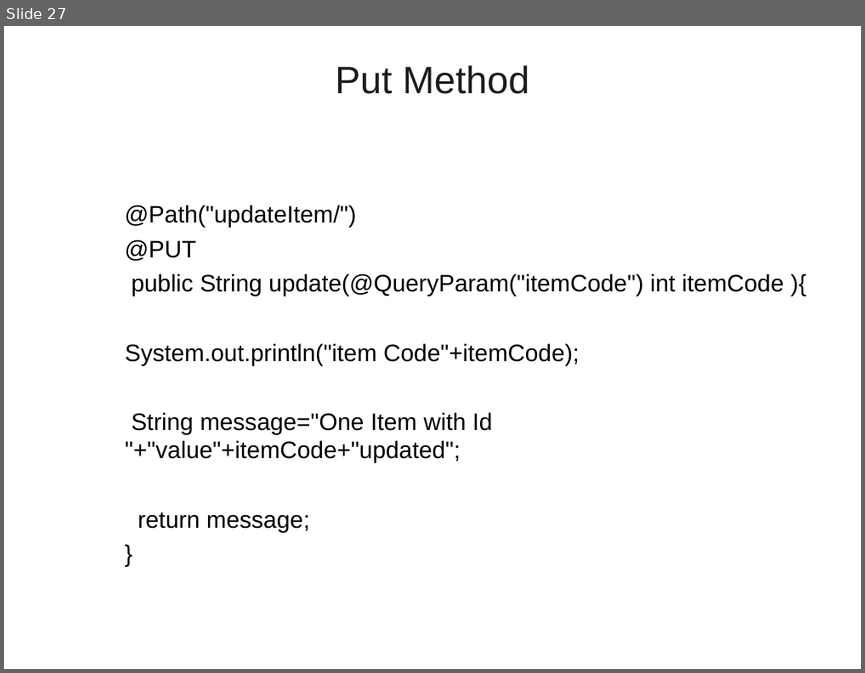
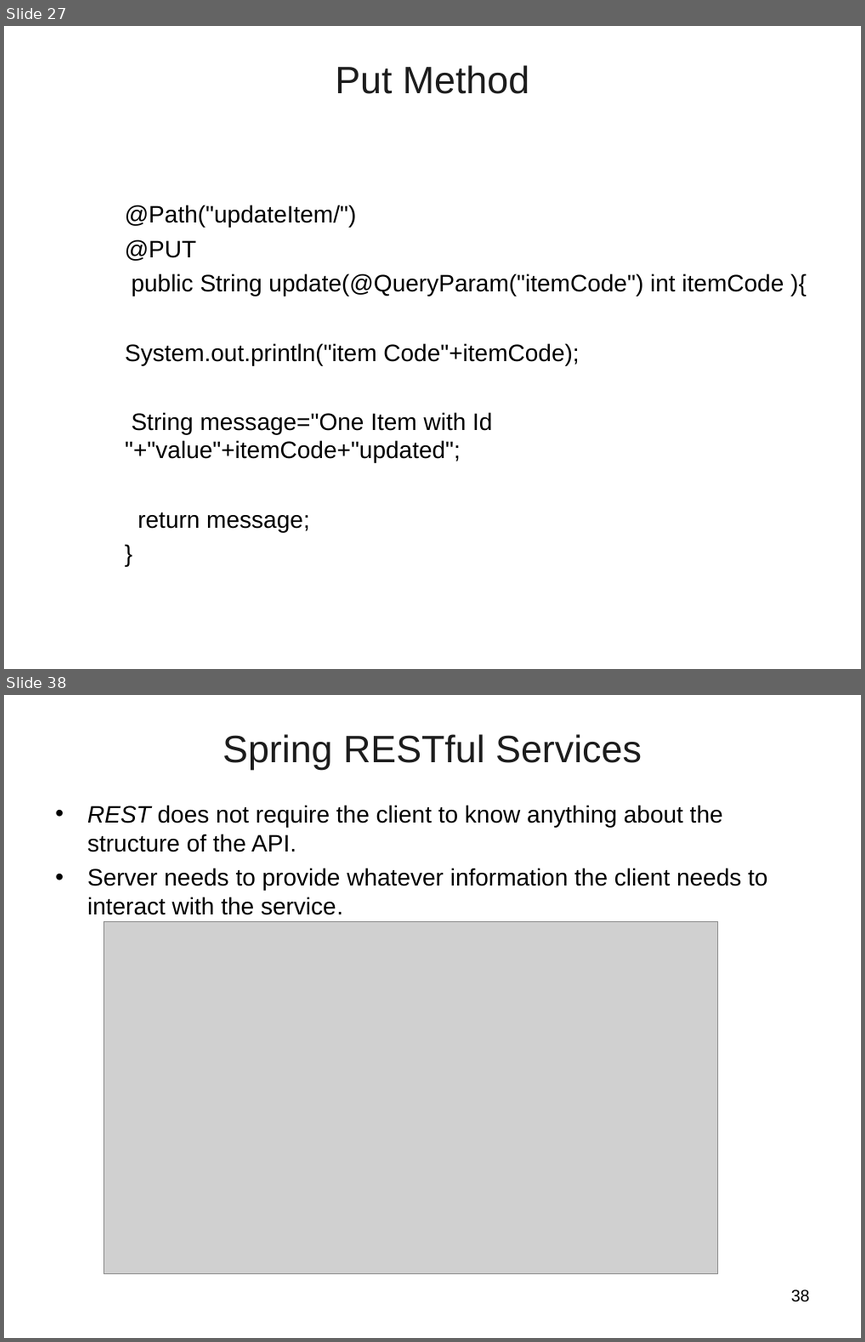
Before and after one commit to vatsanTraining/tieto_2022, a slide deck: Rest_WebService.ppt. Shown one above the other, each under a label of ours: slide 27 before the commit, slides 27 and 38 after it; the slides between them are not shown. The pictures are 865x673 and 865x1342 pixels, drawn with LibreOffice and Linux fonts; fonts in the diff are those of the drawing; grey boxes stand for pictures; background and template pictures are left out. Boxes give left, top, right and bottom in pixels: in the first picture for what was removed or moved away, otherwise in the second. Text is boxed around its words. In the diff, an @@ line names an element or a change of style, - is before the commit and + after.

```diff
--- a/Rest_WebService.ppt
+++ b/Rest_WebService.ppt
@@ slide 38 added at [4, 695, 861, 1338], background picture (left out) @@
@@ title added at [222, 734, 642, 770], 32 pt, text #1C1C1C @@
+Spring RESTful Services
@@ text added at [87, 805, 767, 915], 20 pt, text #000000 @@
+• REST does not require the client to know anything about the structure of the API.
+• Server needs to provide whatever information the client needs to interact with the service.
@@ picture added at [104, 921, 719, 1273] @@
@@ page number added at [791, 1289, 810, 1302], 14 pt, text #000000 @@
+38
```
Also in this commit, not shown: 32 other slides added.
